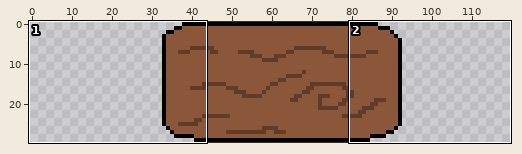
Sprite sheet -- assets/img/smallHorizontalBlockIcon.png. Above, an overview of the earlier version with the close-up marked.
Close-up. Before the edit:
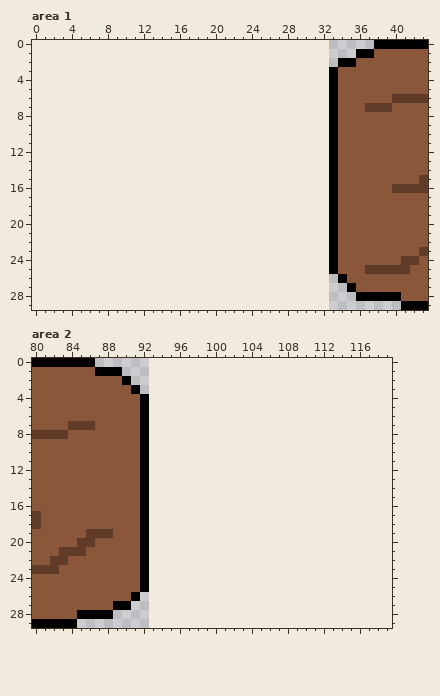
The file is 60x30 pixels. Shown: area 1: x 0..43, y 0..29; area 2: x 80..119, y 0..29. The old version is drawn lined up with the new one, on the new canvas.
After the commit:
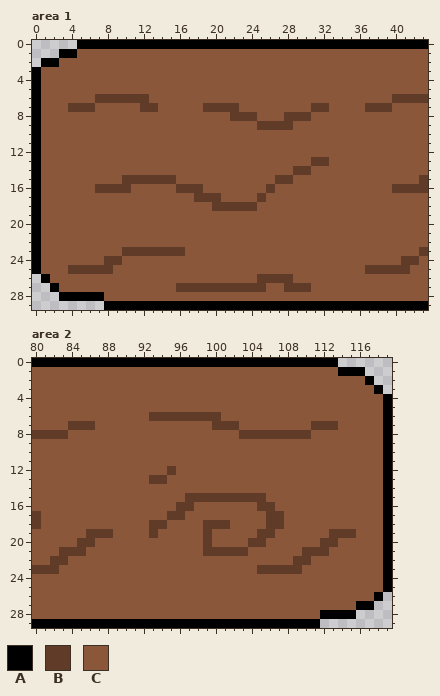
Palette (. is transparent): A #000000  B #603c28  C #8b573a
Difference:
canvas 60x30 -> 120x30, the old top-left corner now at 33,0
Changed rows in their new state; - is an unchanged pixel.
Area 1:
first column x 0:
 0 -----AAAAAAAAAAAAAAAAAAAAAAAAAAAAAAAAA---
 1 ---AACCCCCCCCCCCCCCCCCCCCCCCCCCCCCCCCC---
 2 -AACCCCCCCCCCCCCCCCCCCCCCCCCCCCCCCCC-----
 3 ACCCCCCCCCCCCCCCCCCCCCCCCCCCCCCCCC-------
 4 ACCCCCCCCCCCCCCCCCCCCCCCCCCCCCCCCC-------
 5 ACCCCCCCCCCCCCCCCCCCCCCCCCCCCCCCCC-------
 6 ACCCCCCBBBBBBCCCCCCCCCCCCCCCCCCCCC-------
 7 ACCCBBBCCCCCBBCCCCCBBBBCCCCCCCCBBC-------
 8 ACCCCCCCCCCCCCCCCCCCCCBBBCCCBBBCCC-------
 9 ACCCCCCCCCCCCCCCCCCCCCCCCBBBBCCCCC-------
10 ACCCCCCCCCCCCCCCCCCCCCCCCCCCCCCCCC-------
11 ACCCCCCCCCCCCCCCCCCCCCCCCCCCCCCCCC-------
12 ACCCCCCCCCCCCCCCCCCCCCCCCCCCCCCCCC-------
13 ACCCCCCCCCCCCCCCCCCCCCCCCCCCCCCBBC-------
14 ACCCCCCCCCCCCCCCCCCCCCCCCCCCCBBCCC-------
15 ACCCCCCCCCBBBBBBCCCCCCCCCCCBBCCCCC-------
16 ACCCCCCBBBBCCCCCBBBCCCCCCCBCCCCCCC-------
17 ACCCCCCCCCCCCCCCCCBBBCCCCBCCCCCCCC-------
18 ACCCCCCCCCCCCCCCCCCCBBBBBCCCCCCCCC-------
19 ACCCCCCCCCCCCCCCCCCCCCCCCCCCCCCCCC-------
20 ACCCCCCCCCCCCCCCCCCCCCCCCCCCCCCCCC-------
21 ACCCCCCCCCCCCCCCCCCCCCCCCCCCCCCCCC-------
22 ACCCCCCCCCCCCCCCCCCCCCCCCCCCCCCCCC-------
23 ACCCCCCCCCBBBBBBBCCCCCCCCCCCCCCCCC-------
24 ACCCCCCCBBCCCCCCCCCCCCCCCCCCCCCCCC-------
25 ACCCBBBBBCCCCCCCCCCCCCCCCCCCCCCCCC-------
26 -ACCCCCCCCCCCCCCCCCCCCCCCBBBBCCCCCC------
27 --ACCCCCCCCCCCCCBBBBBBBBBBCCBBBCCCCC-----
28 ---AAAAACCCCCCCCCCCCCCCCCCCCCCCCCCCCCCCCC
29 --------AAAAAAAAAAAAAAAAAAAAAAAAAAAAAAAAA
Area 2:
first column x 85:
 0 --AAAAAAAAAAAAAAAAAAAAAAAAAAA------
 1 --CCCCCCCCCCCCCCCCCCCCCCCCCCCAAA---
 2 -----CCCCCCCCCCCCCCCCCCCCCCCCCCCA--
 3 ------CCCCCCCCCCCCCCCCCCCCCCCCCCCA-
 4 -------CCCCCCCCCCCCCCCCCCCCCCCCCCCA
 5 -------CCCCCCCCCCCCCCCCCCCCCCCCCCCA
 6 -------CBBBBBBBBCCCCCCCCCCCCCCCCCCA
 7 -------CCCCCCCCBBBCCCCCCCCBBBCCCCCA
 8 -------CCCCCCCCCCCBBBBBBBBCCCCCCCCA
 9 -------CCCCCCCCCCCCCCCCCCCCCCCCCCCA
10 -------CCCCCCCCCCCCCCCCCCCCCCCCCCCA
11 -------CCCCCCCCCCCCCCCCCCCCCCCCCCCA
12 -------CCCBCCCCCCCCCCCCCCCCCCCCCCCA
13 -------CBBCCCCCCCCCCCCCCCCCCCCCCCCA
14 -------CCCCCCCCCCCCCCCCCCCCCCCCCCCA
15 -------CCCCCBBBBBBBBBCCCCCCCCCCCCCA
16 -------CCCCBBCCCCCCCBBCCCCCCCCCCCCA
17 -------CCCBBCCCCCCCCCBBCCCCCCCCCCCA
18 -------CBBCCCCBBBCCCCBBCCCCCCCCCCCA
19 -------CBCCCCCBCCCCCBBCCCCCCBBBCCCA
20 -------CCCCCCCBCCCCBBCCCCCCBBCCCCCA
21 -------CCCCCCCBBBBBCCCCCCBBBCCCCCCA
22 -------CCCCCCCCCCCCCCCCCBBCCCCCCCCA
23 -------CCCCCCCCCCCCCBBBBBCCCCCCCCCA
24 -------CCCCCCCCCCCCCCCCCCCCCCCCCCCA
25 -------CCCCCCCCCCCCCCCCCCCCCCCCCCCA
26 ------CCCCCCCCCCCCCCCCCCCCCCCCCCCA-
27 ----CCCCCCCCCCCCCCCCCCCCCCCCCCCAA--
28 CCCCCCCCCCCCCCCCCCCCCCCCCCCAAAA----
29 AAAAAAAAAAAAAAAAAAAAAAAAAAA--------
Pixel boxes of the changes (left, top, right, bottom) in both close-ups:
changed: (32, 40, 401, 310)
changed: (77, 358, 392, 628)
